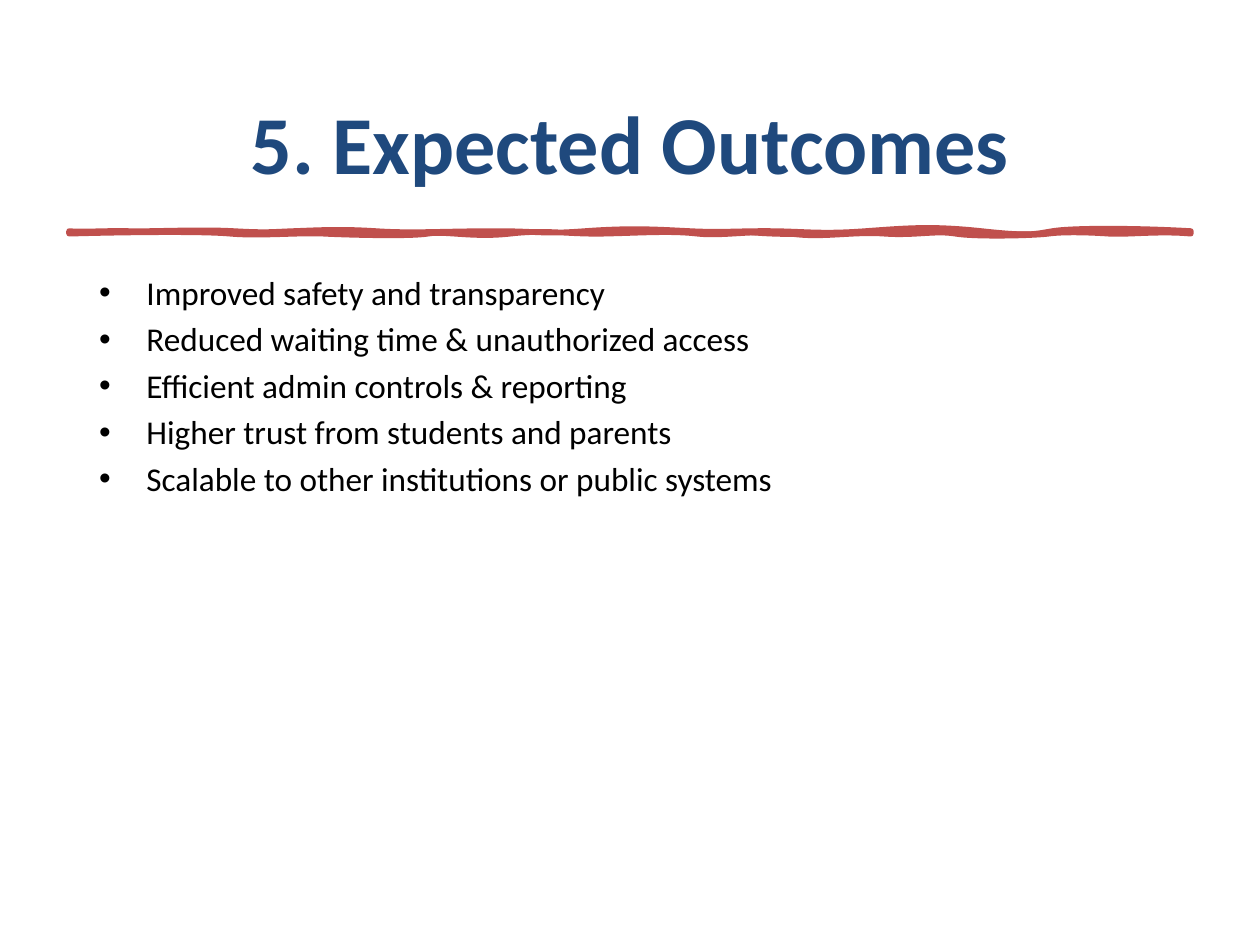
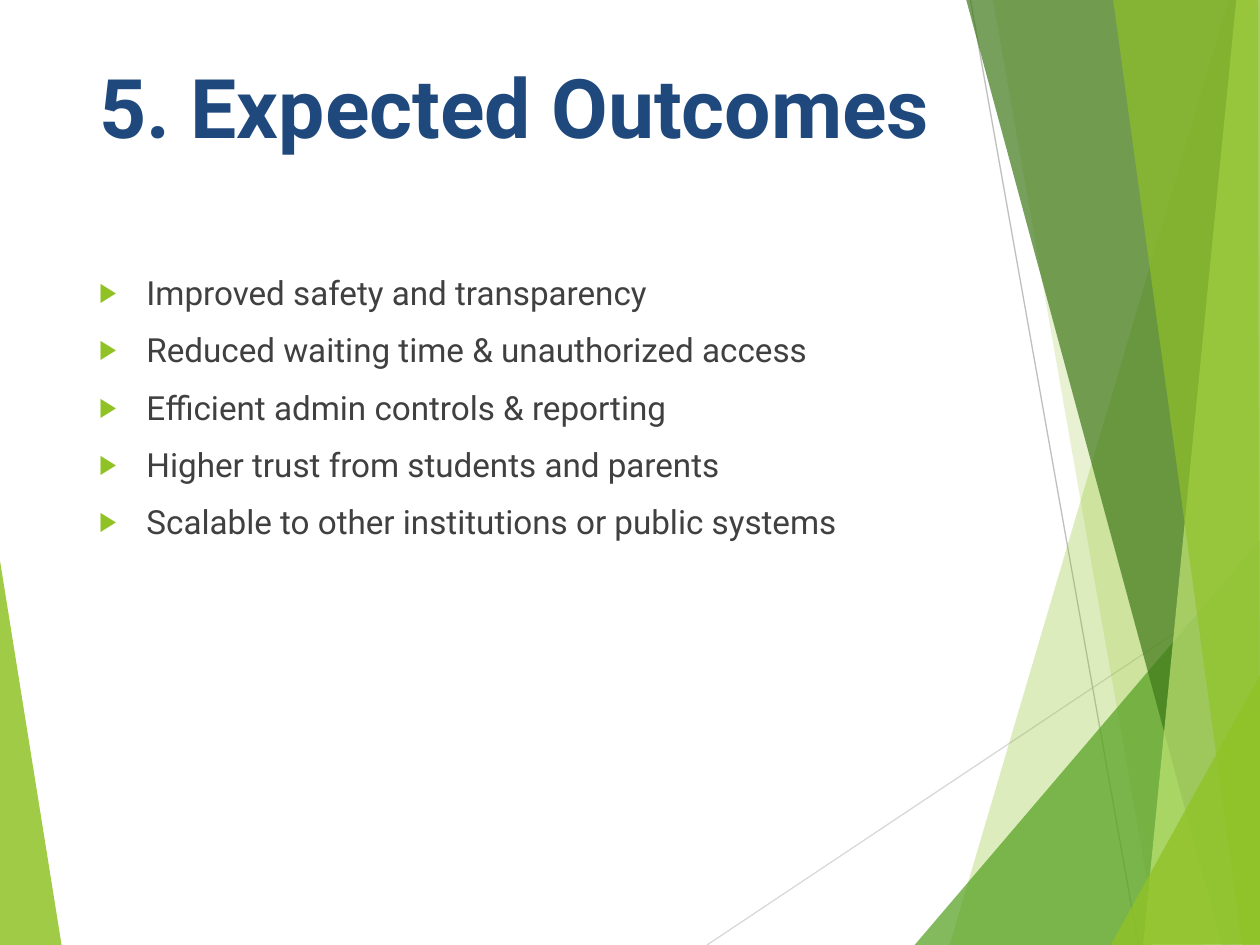
Before and after one commit to Abubakar-doc/FYP-24-SE-A-204, a slide deck: slide 7 of NTU Ride Pilot.pptx. Drawn at 1260x945 pixels with LibreOffice and Linux fonts; fonts in the diff are those of the drawing. Boxes give left, top, right and bottom in pixels: in the first picture for what was removed or moved away, otherwise in the second. Text is boxed around its words. In the diff, an @@ line names an element or a change of style, - is before the commit and + after.

```diff
--- a/NTU Ride Pilot.pptx
+++ b/NTU Ride Pilot.pptx
@@ title "5. Expected Outcomes" at (99,76,929,155): font Calibri to Roboto; alignment centre to left; vertical alignment middle to top @@
@@ freeform shape removed at (69,231,1191,233) @@
@@ text "Improved safety and transparency" at (146,279,837,541): font Calibri to Roboto, text colour #000000 to #404040; bullet • to ▶; more space between paragraphs @@
@@ group added at (0,0,1260,945): 8 freeform shapes, 2 lines @@
```
Also in this commit, not shown: 7 other slides changed.
